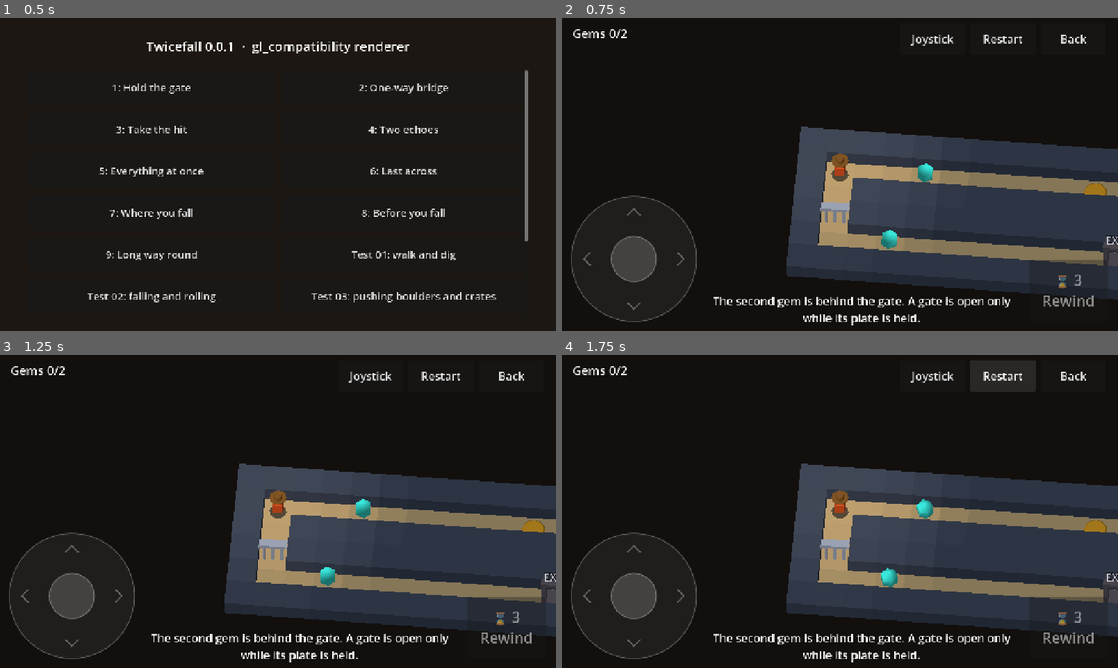
Above: before the commit, frames 1-4 (two rows, left to right).
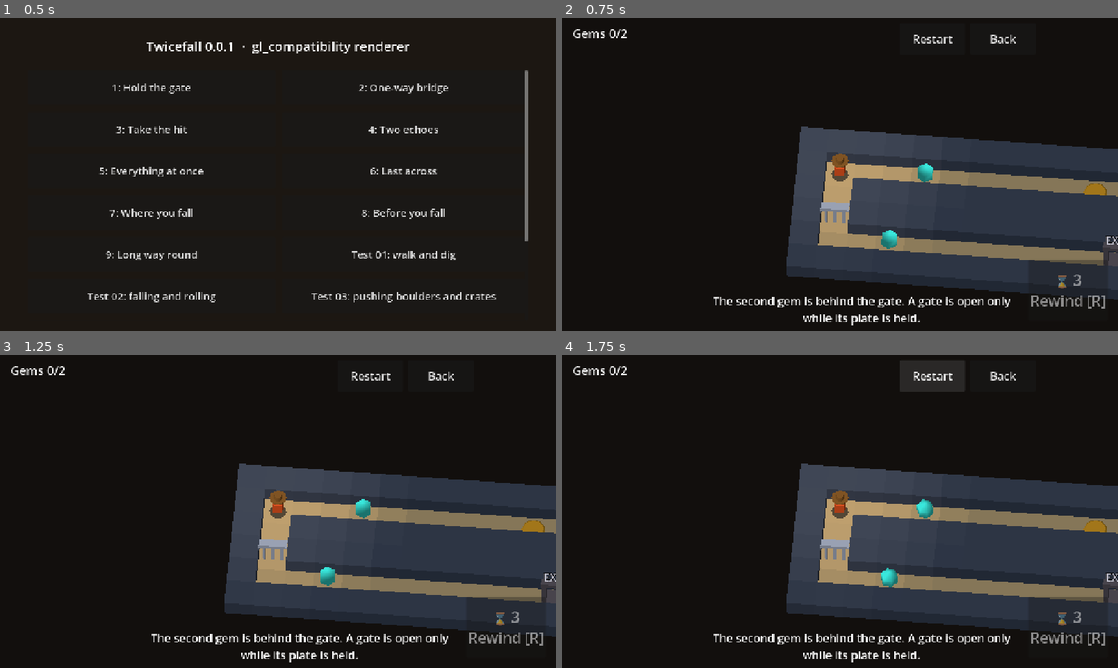
Above: after the commit, the same moments.

Repository: jamik111/relicbound
Game: Godot game, scene res://scenes/boot.tscn
Two runs of this game, one before a commit and one after it. Both use one fixed random seed, a clock stepped at 60 frames per second and the inputs below.
Inputs:
- Up to frame 1 (0.5 s): no input
- Up to frame 2 (0.75 s): click "1: Hold the gate" at 0.5 s
- Up to frame 3 (1.25 s): no input
- Up to frame 4 (1.75 s): click "Restart" at 1.25 s

Frame 1 is identical in both runs. In frame 2, 2.0% of the frame differs, in the area x 1-98%, y 5-98%; in frame 3, 2.0%; in frame 4, 2.0%.

Commit message:
PC build: Windows and Linux exports, gamepad stick, keyboard prompts
Roadmap P1.1 for the Steam goals. Export presets are now Windows and Linux
(single file with the game data embedded); the Android, AAB and web presets
are removed. CI builds and uploads both PC versions.

The gamepad's left stick now walks, alongside the D-pad buttons. The
on-screen joystick and the controls switch only show on a touchscreen, and
prompts name the keys (Press R) instead of Tap.

Co-Authored-By: Claude Opus 5.5 <noreply@anthropic.com>

Diff:
--- a/game/autoload/game.gd
+++ b/game/autoload/game.gd
@@ -13,6 +13,8 @@
 ## The player moves at most once per this many ticks: 5 tiles/s at the 10 Hz tick. Objects still fall at 10 tiles/s.
 ## This is an input cadence, not a sim rule, so replays (which record per-tick intents) don't change.
 const MOVE_INTERVAL_TICKS: int = 2
+## How far the gamepad's left stick must be pushed before it counts as a direction.
+const STICK_DEAD_ZONE: float = 0.5
 
 ## Input actions registered at startup (remappable later through InputMap).
 const MOVE_ACTIONS: Dictionary = {
@@ -298,6 +300,13 @@
 		&"restart": [KEY_BACKSPACE],
 		&"rewind": [KEY_R],
 	}
+	## Left stick, as [axis, direction]. The action's dead zone keeps a resting stick from walking.
+	var sticks: Dictionary = {
+		&"move_up": [JOY_AXIS_LEFT_Y, -1.0],
+		&"move_down": [JOY_AXIS_LEFT_Y, 1.0],
+		&"move_left": [JOY_AXIS_LEFT_X, -1.0],
+		&"move_right": [JOY_AXIS_LEFT_X, 1.0],
+	}
 	var pads: Dictionary = {
 		&"move_up": JOY_BUTTON_DPAD_UP,
 		&"move_down": JOY_BUTTON_DPAD_DOWN,
@@ -309,7 +318,7 @@
 	for action: StringName in keys:
 		if InputMap.has_action(action):
 			continue
-		InputMap.add_action(action)
+		InputMap.add_action(action, STICK_DEAD_ZONE)
 		for keycode: int in keys[action]:
 			var ev := InputEventKey.new()
 			ev.physical_keycode = keycode as Key
@@ -317,3 +326,8 @@
 		var pad := InputEventJoypadButton.new()
 		pad.button_index = pads[action] as JoyButton
 		InputMap.action_add_event(action, pad)
+		if sticks.has(action):
+			var stick := InputEventJoypadMotion.new()
+			stick.axis = sticks[action][0] as JoyAxis
+			stick.axis_value = sticks[action][1]
+			InputMap.action_add_event(action, stick)
--- a/game/levels/test/test_01_walk_dig.json
+++ b/game/levels/test/test_01_walk_dig.json
@@ -8,7 +8,7 @@
 		"name": "Test 01: walk and dig",
 		"gems_required": 0,
 		"seed": 1,
-		"hint": "Swipe to walk. Walking into dirt digs it. Reach the EXIT gate."
+		"hint": "Arrow keys, WASD or a gamepad to walk. Walking into dirt digs it. Reach the EXIT gate."
 	},
 	"layers": {
 		"terrain": [
--- a/game/scenes/level.gd
+++ b/game/scenes/level.gd
@@ -4,7 +4,8 @@
 
 const BOOT_SCENE: String = "res://scenes/boot.tscn"
 const KEY_SHAPES: Array[String] = ["♦", "●", "▲", "■"]
-const ECHO_PROMPT: String = "Tap ⌛ now!"
+const ECHO_PROMPT_TOUCH: String = "Tap ⌛ now!"
+const ECHO_PROMPT_KEYS: String = "Press R now! (Y on a gamepad)"
 const NO_REWINDS_TEXT: String = "No rewinds left. Tap Restart if you're stuck."
 const SCARS_TEXT: String = "The temple remembers %d of your deaths (max %d), even if you leave."
 const NO_FORGETS_TEXT: String = "Stuck? Tap Back, win any level for a Forget, then return."
@@ -29,6 +30,8 @@
 ## meta.teach_echo: this room teaches the hourglass, so prompt the player at the right moment.
 var _teach_echo: bool = false
 var _rewind_pulse: Tween
+## Steam is the target, so the on-screen joystick and the controls switch only appear on a touchscreen.
+var _touch: bool = DisplayServer.is_touchscreen_available()
 
 
 func _ready() -> void:
@@ -49,6 +52,8 @@
 	%NextButton.pressed.connect(_on_next)
 	%ControlsButton.pressed.connect(_on_toggle_controls)
 	%RewindButton.modulate = REWIND_IDLE_TINT
+	$HUD/TouchControls.visible = _touch
+	%ControlsButton.visible = _touch
 	_update_controls_button()
 	var path: String = Game.level_path if Game.level_path != "" else default_level
 	if not Game.load_level(path):
@@ -84,7 +89,7 @@
 		return
 	var button: Button = %RewindButton
 	if prompting:
-		_hint_label.text = ECHO_PROMPT
+		_hint_label.text = ECHO_PROMPT_TOUCH if _touch else ECHO_PROMPT_KEYS
 		button.modulate = REWIND_PROMPT_TINT
 		_rewind_pulse = create_tween().set_loops()
 		_rewind_pulse.tween_property(button, "scale", REWIND_PULSE_SCALE, REWIND_PULSE_SECONDS)
@@ -122,7 +127,7 @@
 		if s.keys[c] > 0:
 			keys += "  %s×%d" % [KEY_SHAPES[c], s.keys[c]]
 	_gems_label.text = "Gems %d/%d%s" % [s.gems_collected, s.gems_required, keys]
-	%RewindButton.text = "⌛ %d\nRewind" % Game.rewinds_left
+	%RewindButton.text = ("⌛ %d\nRewind" if _touch else "⌛ %d\nRewind [R]") % Game.rewinds_left
 	%RewindButton.disabled = Game.rewinds_left <= 0
 	%ForgetButton.visible = not s.scars.is_empty()
 	%ForgetButton.text = "Forget (%d)" % Save.forgets()
Not shown, changed: game/export_presets.cfg
